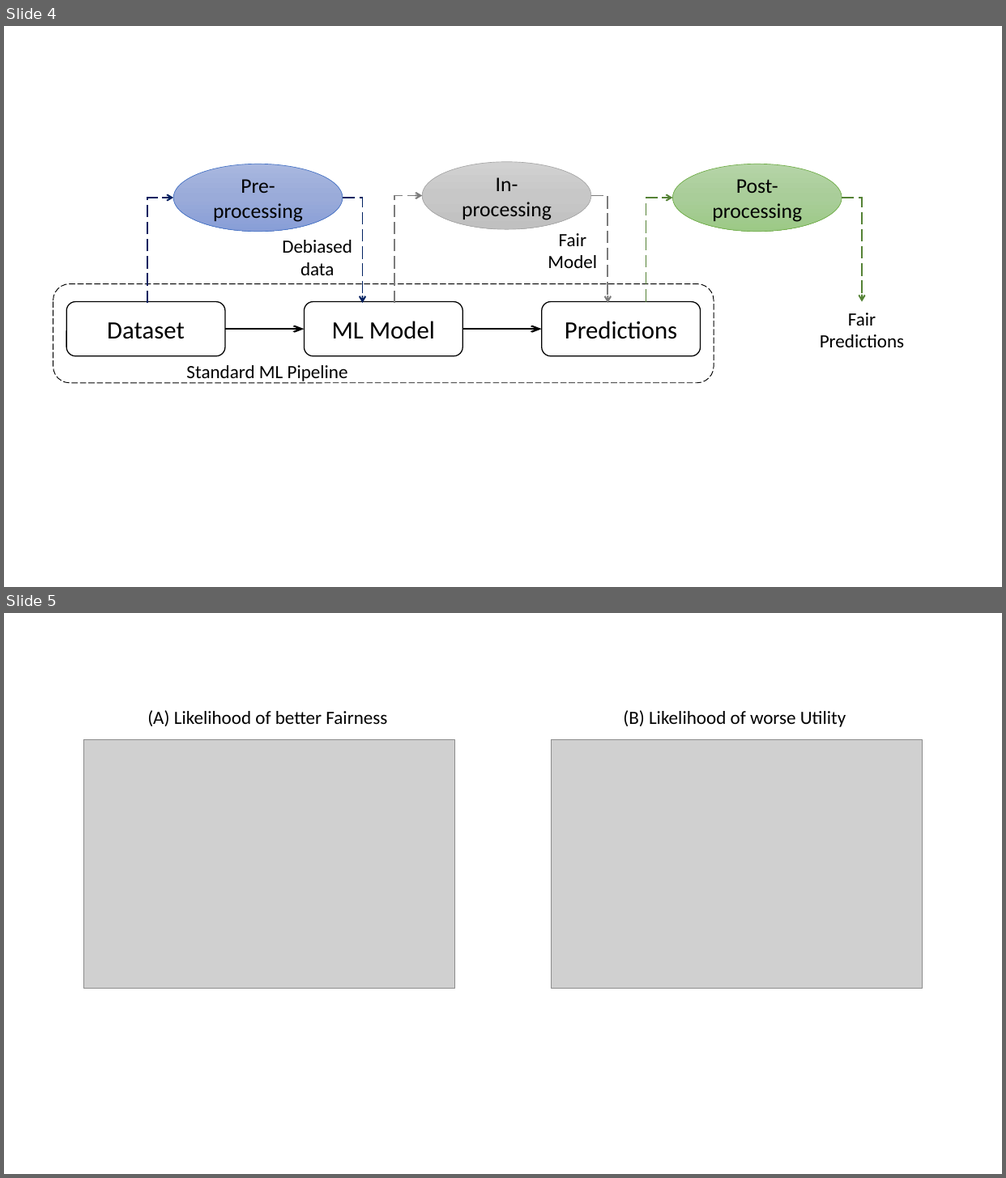
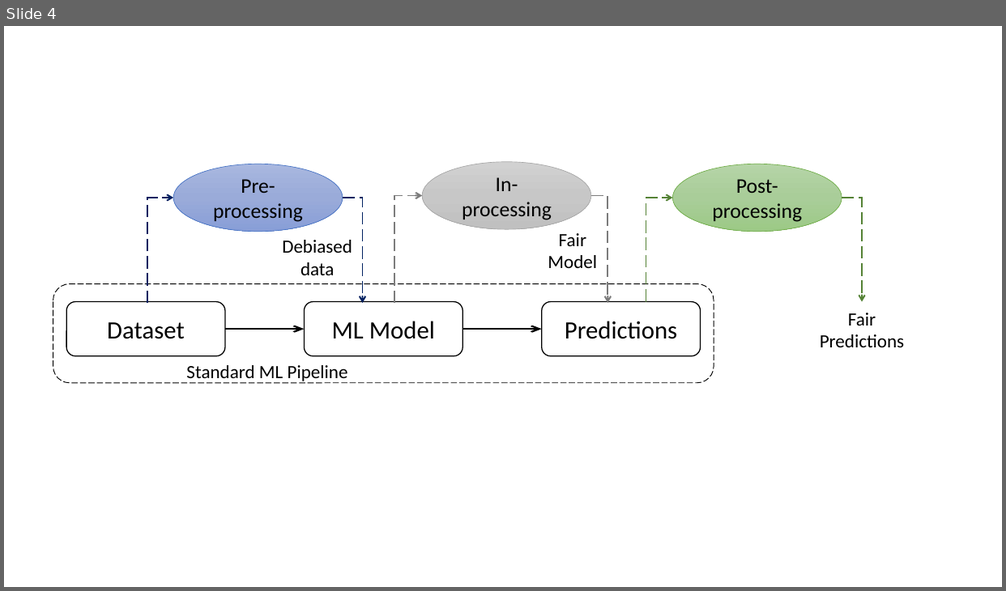
Before and after one commit to bhavyaghai/Cascaded-Debiasing, a slide deck: figures/cascade figures.pptx. Shown one above the other, each under a label of ours: slides 4 and 5 before the commit, slide 4 after it. The pictures are 1006x1178 and 1006x591 pixels, drawn with LibreOffice and Linux fonts; fonts in the diff are those of the drawing; grey boxes stand for pictures. Boxes give left, top, right and bottom in pixels: in the first picture for what was removed or moved away, otherwise in the second. Text is boxed around its words. In the diff, an @@ line names an element or a change of style, - is before the commit and + after.

```diff
--- a/figures/cascade figures.pptx
+++ b/figures/cascade figures.pptx
@@ slide 5 removed at box(4, 613, 1002, 1174), background #FFFFFF @@
@@ group removed at box(84, 710, 922, 989): 2 pictures, 2 texts @@
-(A) Likelihood of better Fairness
-(B) Likelihood of worse Utility
```
Also in this commit, not shown: 7 other files.
